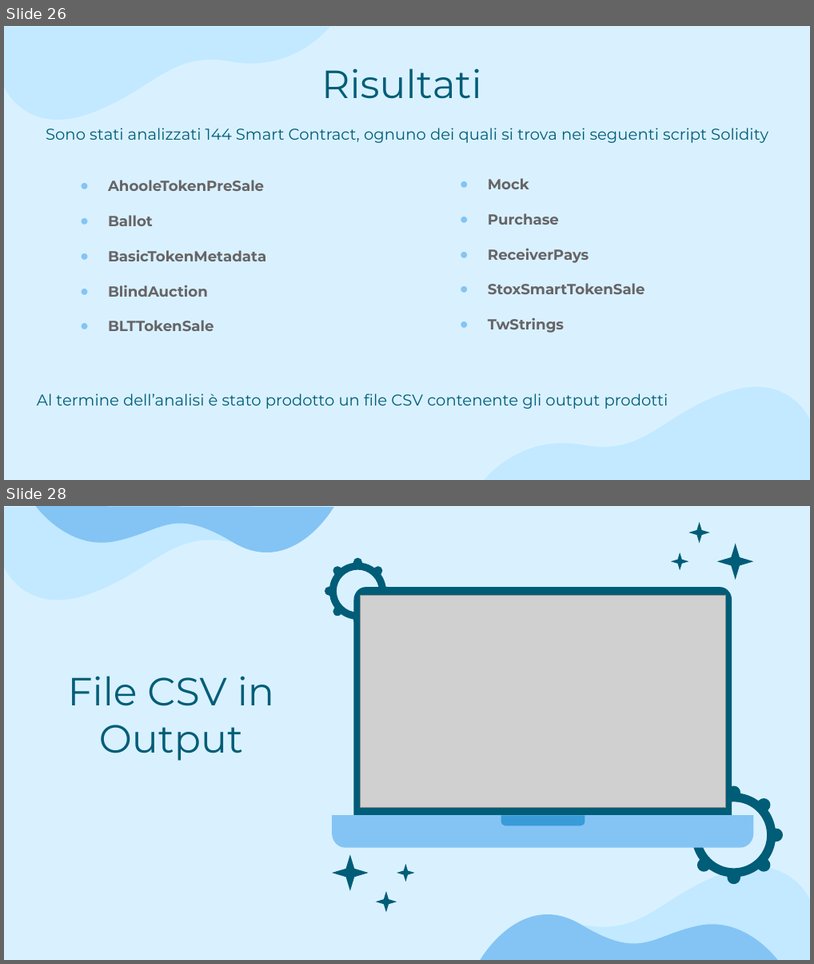
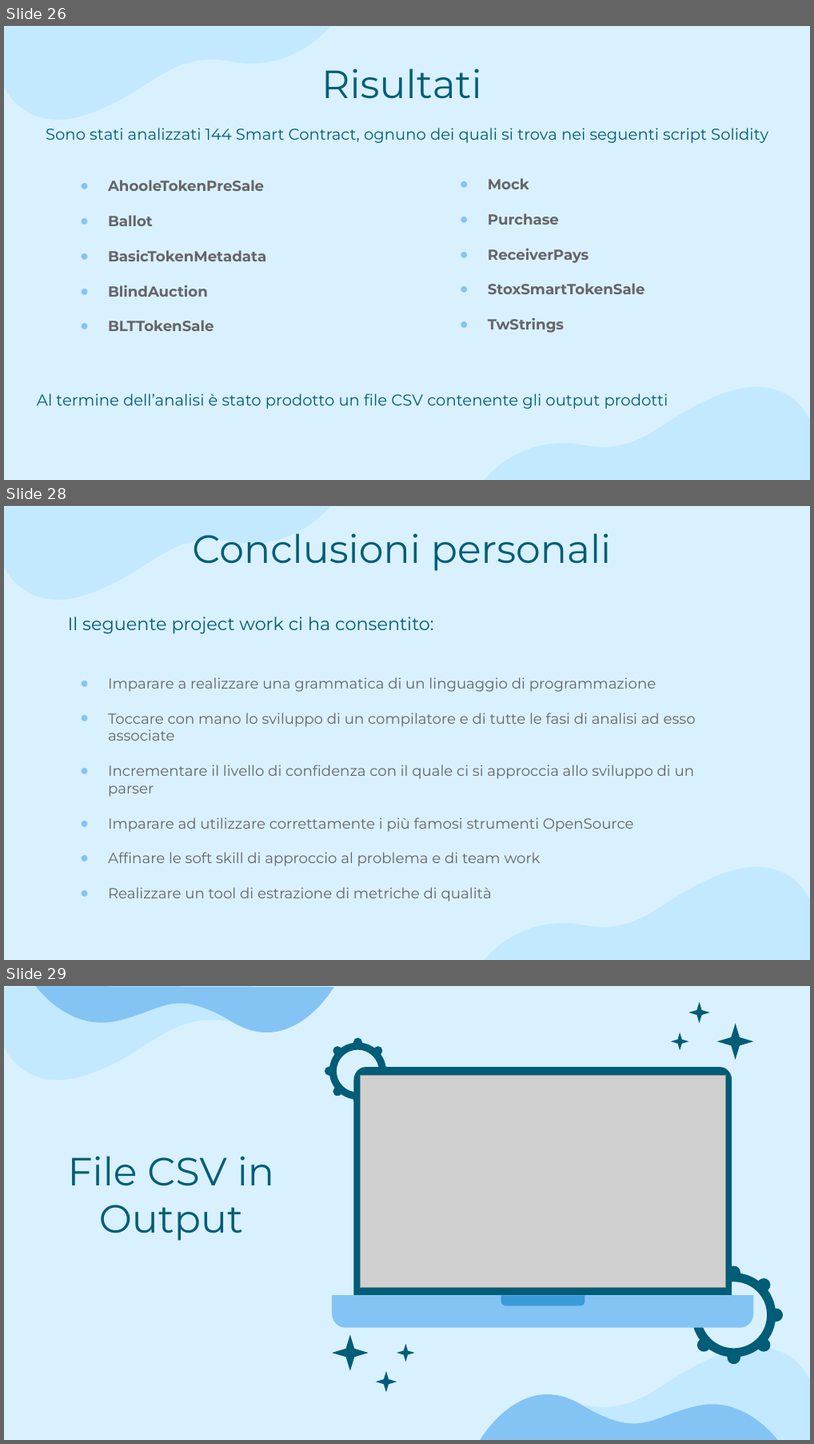
Before and after one commit to FrancescoMazzitelli/SolidityMetricsExtractor, a slide deck: SolidityMetricsExtractor.pptx. Shown one above the other, each under a label of ours: slides 26 and 28 before the commit, slides 26, 28 and 29 after it; the slides between them are not shown. The pictures are 814x964 and 814x1444 pixels, drawn with LibreOffice and Linux fonts; fonts in the diff are those of the drawing; grey boxes stand for pictures. Boxes give left, top, right and bottom in pixels: in the first picture for what was removed or moved away, otherwise in the second. Text is boxed around its words. In the diff, an @@ line names an element or a change of style, - is before the commit and + after.

```diff
--- a/SolidityMetricsExtractor.pptx
+++ b/SolidityMetricsExtractor.pptx
@@ slide 28 added at (4, 506, 810, 960), background #D9F1FF; not listed: 2 template elements that a slide beside it also shows @@
@@ title added at (192, 533, 612, 571), 35 pt, text #005D77 @@
+Conclusioni personali
@@ text added at (68, 616, 434, 634), 16 pt, text #005D77 @@
+Il seguente project work ci ha consentito:
@@ text added at (108, 677, 696, 901), 13 pt, text #666466 @@
+● Imparare a realizzare una grammatica di un linguaggio di programmazione
+● Toccare con mano lo sviluppo di un compilatore e di tutte le fasi di analisi ad esso associate
+● Incrementare il livello di confidenza con il quale ci si approccia allo sviluppo di un parser
+● Imparare ad utilizzare correttamente i più famosi strumenti OpenSource
+● Affinare le soft skill di approccio al problema e di team work
+● Realizzare un tool di estrazione di metriche di qualità
@@ what was slide 28 is now slide 29 @@
```
Also in this commit, not shown: 1 slide changed.
